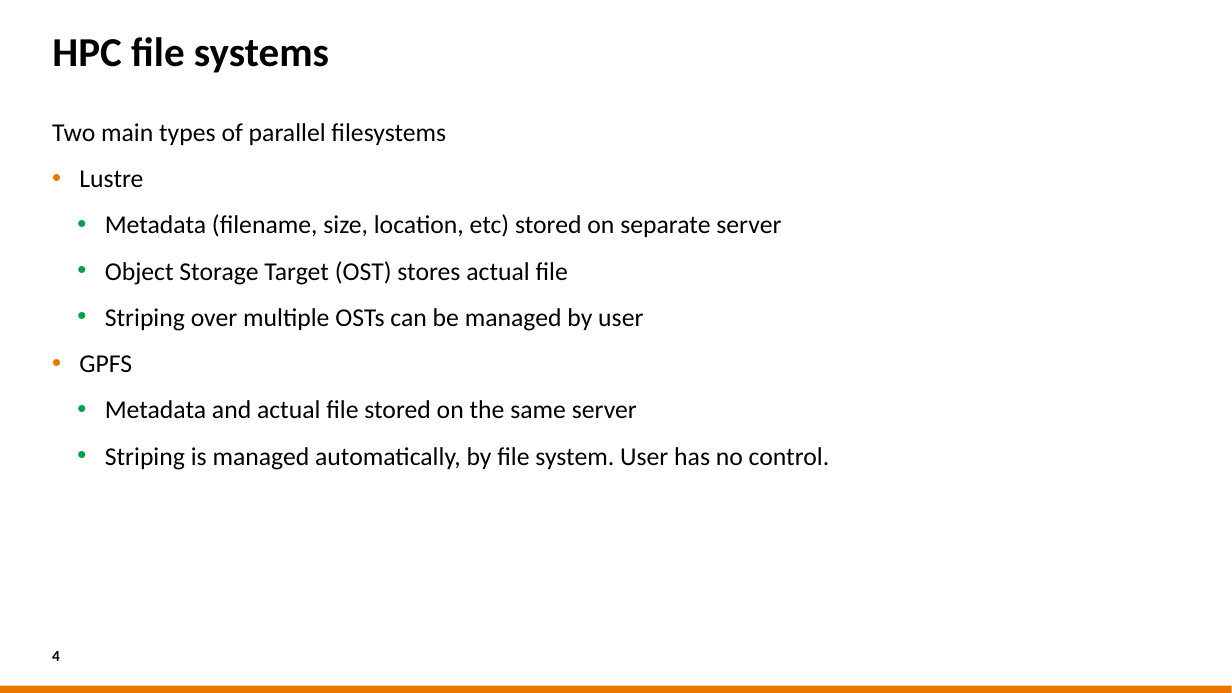
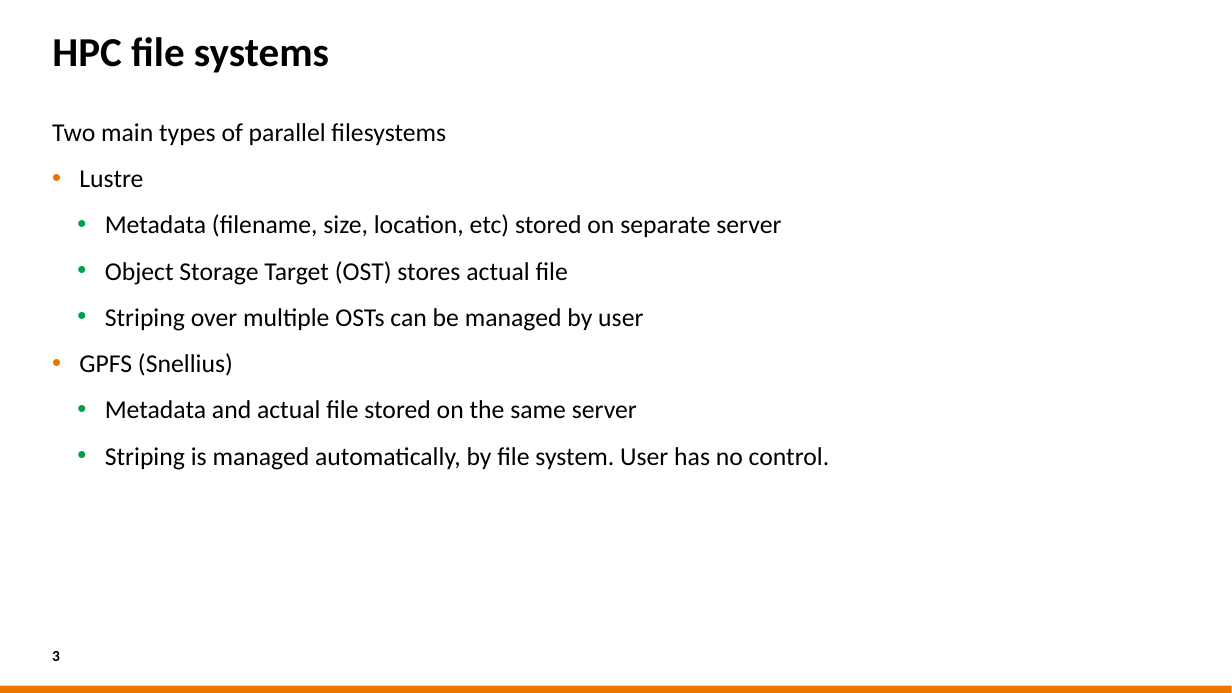
Before and after one commit to sara-nl/HPML-course-materials, a slide deck: slide 3 of Day2/slides/HPC_FS_and_Packed_data_formats.pptx (slide 4 before the commit). Drawn at 1232x693 pixels with LibreOffice and Linux fonts; fonts in the diff are those of the drawing; background and template pictures are left out. Boxes give left, top, right and bottom in pixels: in the first picture for what was removed or moved away, otherwise in the second. Text is boxed around its words. In the diff, an @@ line names an element or a change of style, - is before the commit and + after.

```diff
--- a/Day2/slides/HPC_FS_and_Packed_data_formats.pptx
+++ b/Day2/slides/HPC_FS_and_Packed_data_formats.pptx
@@ text at [79,353,233,376]: text changed @@
-• GPFS
+• GPFS (Snellius)
@@ page number at [52,651,60,661]: text changed @@
-4
+3
```
Also in this commit, not shown: 2 other slides changed, 1 slide removed, 2 other files.
